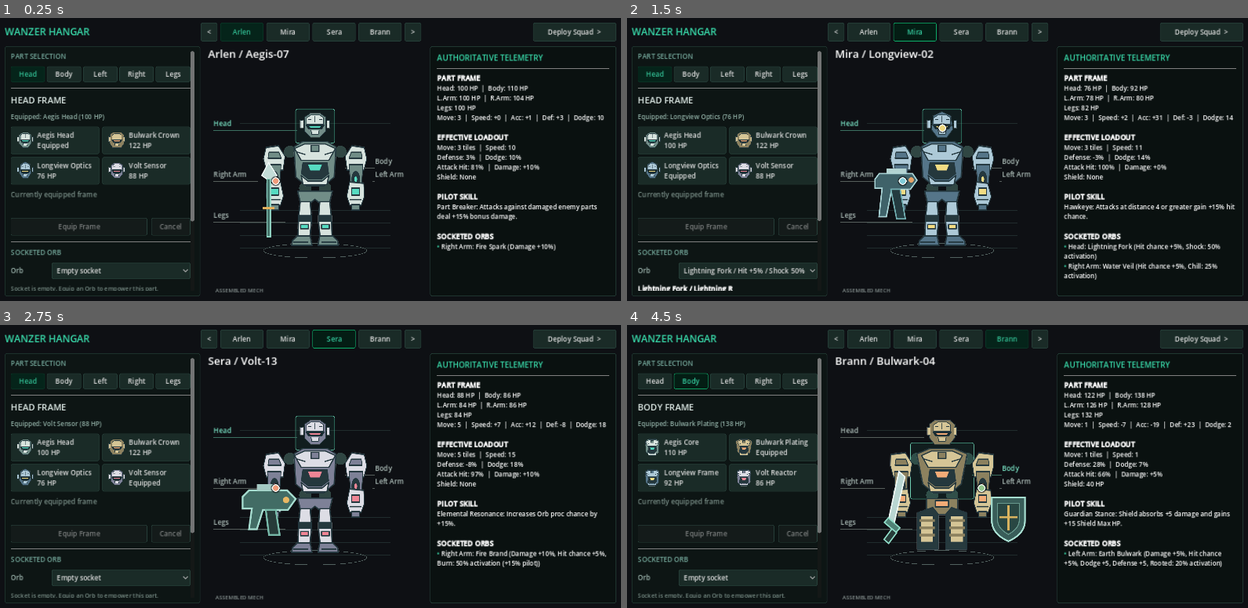
Above: before the commit, frames 1-4 (two rows, left to right).
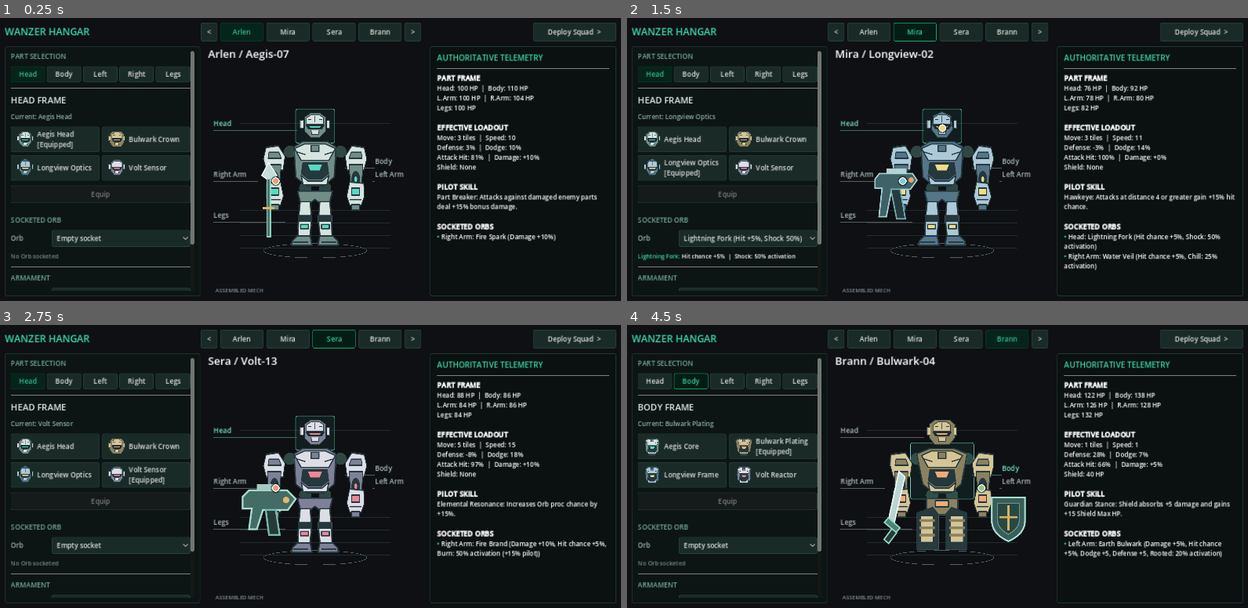
Above: after the commit, the same moments.

Repository: toonnix-github/magic-robot-tactic-war
Game: Godot game, scene res://scenes/preparation_flow.tscn
Same seed, same stepped clock (60 frames per second), same inputs: the game is played once before the commit and once after it.
Inputs:
- Up to frame 1 (0.25 s): no input
- Up to frame 2 (1.5 s): click "Arlen" at 0.5 s; click "Mira" at 1.25 s
- Up to frame 3 (2.75 s): click "Sera" at 2 s
- Up to frame 4 (4.5 s): click "Brann" at 2.75 s; click "Head" at 3.5 s; click "Body" at 4.25 s

The runs differ from the first frame. In frame 1, 6.4% of the frame differs, in the area x 1-98%, y 33-97%; in frame 2, 8.1%; in frame 3, 6.9%; in frame 4, 6.9%.

Commit message:
feat(ui): streamline hangar layout - move diffs to right telemetry, simplify orbs and remove cancel button

Diff:
--- a/src/ui/hangar_editor.gd
+++ b/src/ui/hangar_editor.gd
@@ -172,26 +172,19 @@
 	candidate_grid.add_theme_constant_override("v_separation", 6)
 	inspector.add_child(candidate_grid)
 
-	comparison.bbcode_enabled = true
-	comparison.fit_content = true
-	comparison.scroll_active = false
-	comparison.custom_minimum_size.y = 48
-	inspector.add_child(comparison)
-
 	var actions := HBoxContainer.new()
 	actions.add_theme_constant_override("separation", 8)
 	inspector.add_child(actions)
-	equip_button.text = "Equip Frame"
+	equip_button.text = "Equip"
 	equip_button.custom_minimum_size.y = 36
 	equip_button.size_flags_horizontal = SIZE_EXPAND_FILL
-	cancel_button.text = "Cancel"
-	cancel_button.custom_minimum_size = Vector2(80, 36)
 	actions.add_child(equip_button)
+	cancel_button.visible = false
 	actions.add_child(cancel_button)
 
 	inspector.add_child(HSeparator.new())
 
-	# Section 2: Socketed Orb on this Part (Unified Part & Orb Tuning!)
+	# Section 2: Socketed Orb on this Part
 	var orb_section_lbl := Label.new()
 	orb_section_lbl.text = "SOCKETED ORB"
 	orb_section_lbl.add_theme_font_size_override("font_size", 14)
@@ -213,7 +206,7 @@
 
 	for weapon in WEAPONS:
 		var profile: Dictionary = hangar.build_model.weapon_profile(weapon, hangar.GameDataScript.WEAPON_DATA)
-		weapon_select.add_item("%s / R%d-%d / %s / %s" % [weapon, profile["range_min"], profile["range_max"], profile["handedness"], profile["pattern_short"]])
+		weapon_select.add_item("%s (R%d-%d, %s)" % [weapon, profile["range_min"], profile["range_max"], profile["handedness"]])
 	_row(inspector, "Weapon", weapon_select)
 	_setup_detail_label(weapon_details)
 	inspector.add_child(weapon_details)
@@ -273,6 +266,12 @@
 	telemetry_hdr.add_theme_color_override("font_color", Color("38d9a9"))
 	stat_box.add_child(telemetry_hdr)
 	stat_box.add_child(HSeparator.new())
+
+	comparison.bbcode_enabled = true
+	comparison.fit_content = true
+	comparison.scroll_active = false
+	comparison.visible = false
+	stat_box.add_child(comparison)
 
 	stat_breakdown.bbcode_enabled = true
 	stat_breakdown.fit_content = true
@@ -431,27 +430,28 @@
 	for option in hangar.available_part_options(slot):
 		var id: String = option["id"]
 		var button := Button.new()
-		button.text = str(option["name"]) + ("\nEquipped" if id == equipped_id else "\n%d HP" % option["max_hp"])
+		button.text = str(option["name"]) + ("\n[Equipped]" if id == equipped_id else "")
 		button.icon = mech_view.texture_for(slot, id)
 		button.expand_icon = true
 		button.add_theme_constant_override("icon_max_width", 40)
 		button.alignment = HORIZONTAL_ALIGNMENT_LEFT
 		button.clip_text = true
 		button.tooltip_text = str(option["name"])
-		button.custom_minimum_size = Vector2(0, 56)
+		button.custom_minimum_size = Vector2(0, 52)
 		button.size_flags_horizontal = SIZE_EXPAND_FILL
 		button.pressed.connect(preview_part.bind(id))
 		candidate_grid.add_child(button)
 		candidates[id] = button
 		if id == equipped_id:
-			equipped_label.text = "Equipped: %s (%d HP)" % [option["name"], option["max_hp"]]
+			equipped_label.text = "Current: %s" % option["name"]
 
 	orb_select.clear()
 	orb_select.add_item("Empty socket")
 	orb_select.set_item_metadata(0, "")
 	for orb in hangar.available_orb_options(slot):
 		var orb_profile: Dictionary = hangar.build_model.orb_profile(str(orb["id"]), hangar.GameDataScript.ORB_DATA)
-		orb_select.add_item("%s / %s" % [str(orb.get("name", orb["id"])), " / ".join(orb_profile["menu_lines"])])
+		var desc: String = ", ".join(orb_profile["menu_lines"])
+		orb_select.add_item("%s (%s)" % [str(orb.get("name", orb["id"])), desc])
 		var index := orb_select.item_count - 1
 		orb_select.set_item_metadata(index, orb["id"])
 		if orb["id"] == build.get("orbs", {}).get(slot, ""):
@@ -473,11 +473,10 @@
 		orb_lines.append("[color=#38d9a9]•[/color] %s: %s (%s)" % [profile.get("part_name", ""), profile.get("name", ""), effs])
 	var orb_text := "\n".join(orb_lines) if not orb_lines.is_empty() else "[color=#778c85]No Orbs installed[/color]"
 
-	return "[b]PART FRAME[/b]\nHead: %d HP  |  Body: %d HP\nL.Arm: %d HP  |  R.Arm: %d HP\nLegs: %d HP\nMove: %d  |  Speed: %+d  |  Acc: %+d  |  Def: %+d  |  Dodge: %d\n\n[b]EFFECTIVE LOADOUT[/b]\nMove: %d til …(150 unchanged characters)…
+	return "[b]PART FRAME[/b]\nHead: %d HP  |  Body: %d HP\nL.Arm: %d HP  |  R.Arm: %d HP\nLegs: %d HP\n\n[b]EFFECTIVE LOADOUT[/b]\nMove: %d til …(150 unchanged characters)…
 		p_hp.get("Head", 100), p_hp.get("Body", 110),
 		p_hp.get("Left Arm", 100), p_hp.get("Right Arm", 104),
 		p_hp.get("Legs", 100),
-		parts["move"], parts["speed"], parts["accuracy"], parts["defense"], parts["dodge"],
 		effective["move"], effective.get("speed", 5),
 		effective.get("defense", parts["defense"]), effective.get("dodge", parts["dodge"]),
 		effective["attack_hit_percent"], effective["damage_percent"],
@@ -488,19 +487,19 @@
 
 
 func _format_weapon_details(profile: Dictionary) -> String:
-	return "[b]Range %d-%d[/b]  |  %s\n%s  |  Base damage %d  |  Base hit %d%%" % [profile["range_min"], profile["range_max"], profile["required_arms"], profile["pattern_label"], profile["base_damage"], profile["base_hit_percent"]]
+	return "[b]Range %d-%d[/b]  |  %s\n%s" % [profile["range_min"], profile["range_max"], profile["required_arms"], profile["pattern_label"]]
 
 
 func _refresh_orb_details(build: Dictionary, slot: String) -> void:
 	var orb_id := str(build.get("orbs", {}).get(slot, ""))
 	if orb_id.is_empty():
-		orb_details.text = "[color=#778c85]Socket is empty. Equip an Orb to empower this part.[/color]"
+		orb_details.text = "[color=#778c85]No Orb socketed[/color]"
 		return
 	var proc_bonus := int(hangar.GameDataScript.PILOT_DATA.get(str(build.get("pilot", "")), {}).get("passive", {}).get("orb_proc_bonus_percent", 0))
 	var profile: Dictionary = hangar.build_model.orb_profile(orb_id, hangar.GameDataScript.ORB_DATA, proc_bonus)
 	var lines: Array = profile["effect_lines"].duplicate()
 	lines.append_array(profile["inactive_lines"])
-	orb_details.text = "[b]%s / %s %s[/b]\n%s" % [profile["name"], profile["element"], profile["rarity"], "  |  ".join(lines)]
+	orb_details.text = "[color=#38d9a9]%s:[/color] %s" % [profile["name"], "  |  ".join(lines)]
 
 
 func preview_part(id: String) -> void:
@@ -519,12 +518,12 @@
 	equip_button.disabled = not changed
 	cancel_button.disabled = not changed
 	deploy_button.disabled = changed
-	comparison.text = "[color=#778c85]Currently equipped frame[/color]"
 	for id in candidates:
 		candidates[id].modulate = Color("38d9a9") if id == candidate_id else Color.WHITE
 	if changed:
+		comparison.visible = true
 		var delta: Dictionary = hangar.preview_part_delta(slot, candidate_id)
-		comparison.text = "[b]%s[/b]\n" % delta["to_name"]
+		comparison.text = "[b][color=#38d9a9]Preview: %s[/color][/b]\n" % delta["to_name"]
 		var before: Dictionary = hangar.build_model.build_stats(build)
 		var after: Dictionary = hangar.build_model.build_stats(shown)
 		var labels := {"max_hp": "Part HP", "accuracy": "Accuracy", "defense": "Defense", "speed": "Speed", "move": "Move", "dodge": "Dodge"}
@@ -536,6 +535,9 @@
 			var b: int = after["part_hp"][slot] if key == "max_hp" else after[key]
 			var color := "#38d9a9" if value > 0 else "#ff6b6b"
 			comparison.text += "%s  %d -> %d  [color=%s](%+d)[/color]\n" % [labels[key], a, b, color, value]
+	else:
+		comparison.visible = false
+		comparison.text = ""
 
 
 func _equip() -> void:
